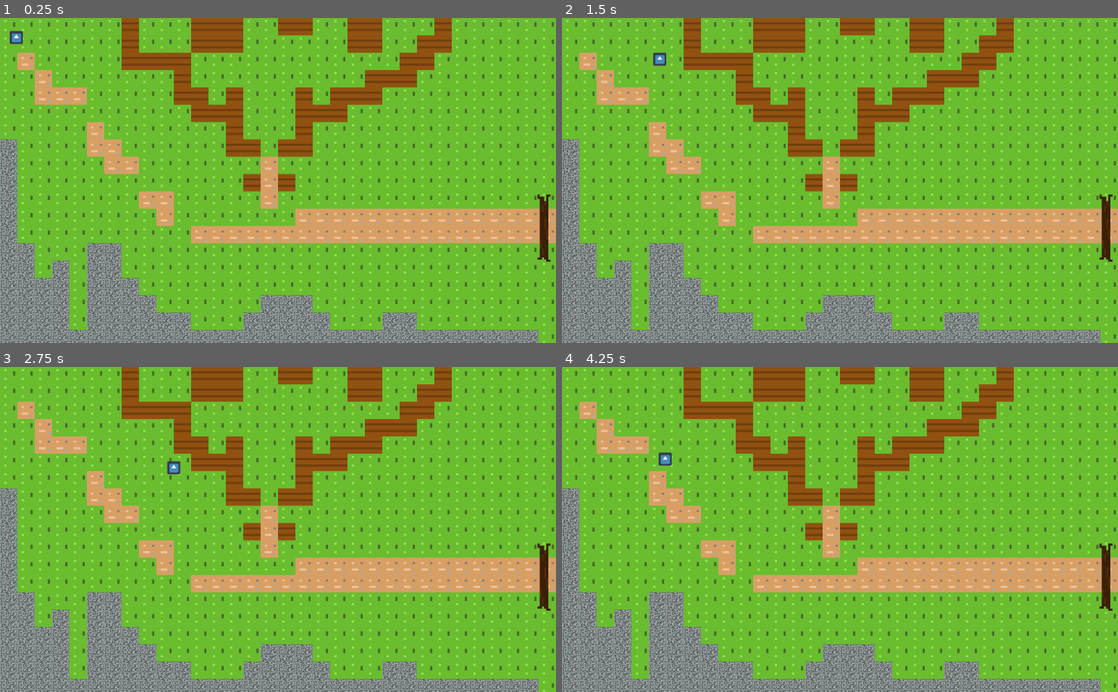
Above: before the commit, frames 1-4 (two rows, left to right).
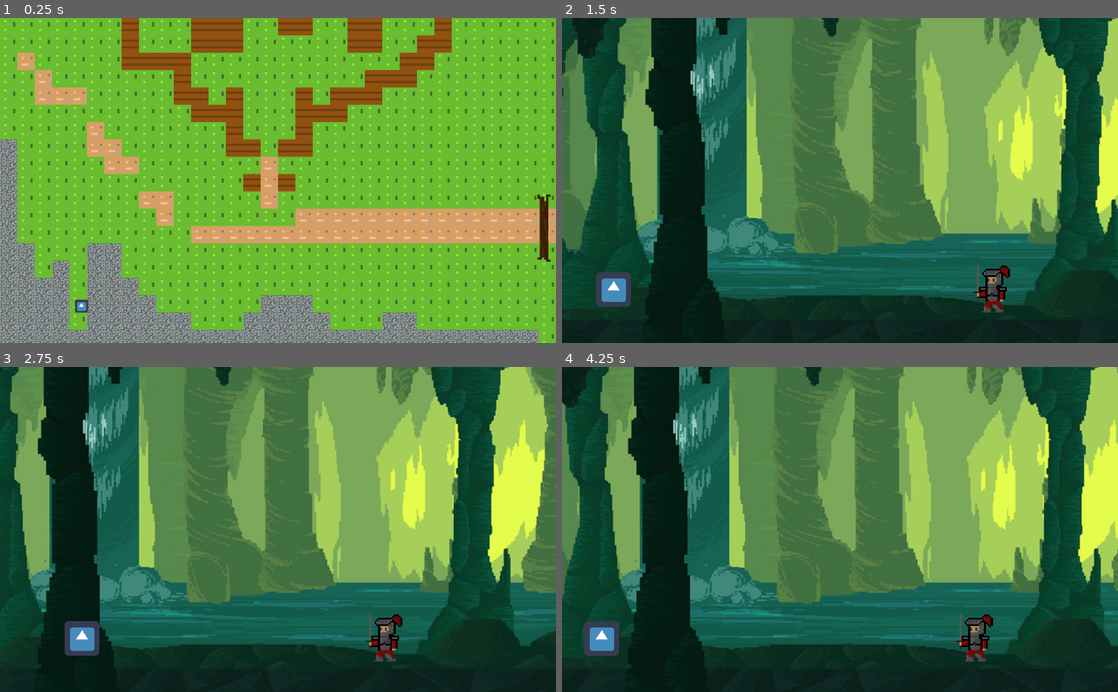
Above: after the commit, the same moments.

Repository: Nephestos/NotAGameJam2
Game: Godot game, scene res://Lieux/WorldMap.tscn
Two runs of this game, one before a commit and one after it. Both use one fixed random seed, a clock stepped at 60 frames per second and the inputs below. This scene is started directly instead of the project's main scene. The engine's default icon, where the game draws it, is replaced by a stand-in: a white triangle on a blue panel in a dark square.
Inputs:
- Up to frame 1 (0.25 s): no input
- Up to frame 2 (1.5 s): tap Enter at 0.5 s; hold Right (right) 0.53-1.28 s; hold Space (game_usage) 0.53-1.28 s; hold S (down) from 1.28 s (still down); tap Space (game_usage) at 1.35 s
- Up to frame 3 (2.75 s): release S (down) at 2.03 s; hold Right (right) from 2.03 s (still down); hold Space (game_usage) from 2.03 s (still down)
- Up to frame 4 (4.25 s): release Right (right) at 2.78 s; release Space (game_usage) at 2.78 s; hold Z (up) 2.78-3.53 s; tap Space (game_usage) at 2.85 s; hold Q (left) from 3.53 s (still down); hold Space (game_usage) from 3.53 s (still down)

The runs differ from the first frame. In frame 1, 0.2% of the frame differs, in the area x 1-16%, y 3-91%; in frame 2, 100%, in the area x 0-100%, y 0-100%; in frame 3, 99%; in frame 4, 100%.

Commit message:
le joueur revient sur la map à la bonne position

Diff:
--- a/Lieux/Cave.tscn
+++ b/Lieux/Cave.tscn
@@ -29,3 +29,9 @@
 collision_layer = 1
 collision_mask = 1
 next_scene_path = "res://Lieux/WorldMap.tscn"
+
+[node name="Portail2" parent="." instance=ExtResource( 1 )]
+position = Vector2( 1465, 770 )
+collision_layer = 1
+collision_mask = 1
+next_scene_path = "res://Lieux/WorldMap.tscn"
--- a/Lieux/Portail.gd
+++ b/Lieux/Portail.gd
@@ -1,5 +1,3 @@
-tool
-
 extends Node2D
 
 export(String, FILE) var next_scene_path = ""
@@ -12,6 +10,23 @@
 
 
 func _on_Portail_body_entered(body):
+
+	# Pour revenir à la bonne position
+	if not PlayerStats.return_to_map:
+
+		var direction = PlayerStats.direction
+		if direction == "up":
+			PlayerStats.return_map_position = get_position() + Vector2(0, 32)
+		elif direction == "down":
+			PlayerStats.return_map_position = get_position() + Vector2(0, -32)
+		elif direction == "left":
+			PlayerStats.return_map_position = get_position() + Vector2(32, 0)
+		elif direction == "right":
+			PlayerStats.return_map_position = get_position() + Vector2(-32, 0)
+		else:
+			print("Erreur : direction non valide")
+	PlayerStats.return_to_map = not PlayerStats.return_to_map
+
 	if get_tree().change_scene(next_scene_path) != OK:
 		#Error Handling
 		print("Erreur : Scene indisponible.")
--- a/Lieux/Portail_Map.gd
+++ /dev/null
@@ -1,18 +0,0 @@
-tool
-
-extends Node2D
-
-export(String, FILE) var next_scene_path = ""
-
-func get_configuartion_warning() -> String:
-	if next_scene_path == "":
-		return "next_scene_path must be set for the portail to work"
-	else:
-		return ""
-
-
-func _on_Portail_body_entered(body):
-	print("Gros tas de merde !!!")
-	if get_tree().change_scene(next_scene_path) != OK:
-		#Error Handling
-		print("Erreur : Scene indisponible.")
--- a/Lieux/Town.tscn
+++ b/Lieux/Town.tscn
@@ -23,3 +23,9 @@
 collision_layer = 257
 collision_mask = 3
 next_scene_path = "res://Lieux/WorldMap.tscn"
+
+[node name="Portail2" parent="." instance=ExtResource( 4 )]
+position = Vector2( 2157, 941 )
+collision_layer = 257
+collision_mask = 3
+next_scene_path = "res://Lieux/WorldMap.tscn"
--- a/Lieux/WorldMap.tscn
+++ b/Lieux/WorldMap.tscn
@@ -106,7 +106,7 @@
 format = 1
 tile_data = PoolIntArray( 7, 0, 0, 11, 0, 0, 12, 0, 0, 13, 0, 0, 16, 0, 0, 17, 0, 0, 20, 0, 0, 21, 0, 0, 25, 0, 0, 6554 …(1727 unchanged characters)…
 
-[node name="Player" parent="." instance=ExtResource( 6 )]
+[node name="Player_top" parent="." instance=ExtResource( 6 )]
 position = Vector2( 30, 36 )
 
 [node name="Gift" parent="." instance=ExtResource( 7 )]
--- /dev/null
+++ b/player/Player_Stats.gd
@@ -0,0 +1,5 @@
+extends Node
+
+var direction = "down"
+var return_to_map = true
+var return_map_position = Vector2(150, 532)
--- /dev/null
+++ b/player/Player_Stats.tscn
@@ -0,0 +1,6 @@
+[gd_scene load_steps=2 format=2]
+
+[ext_resource path="res://player/Player_Stats.gd" type="Script" id=1]
+
+[node name="Node" type="Node"]
+script = ExtResource( 1 )
--- a/player/TopviewPlayer.gd
+++ b/player/TopviewPlayer.gd
@@ -3,6 +3,9 @@
 export (int) var speed = 200
 
 var velocity = Vector2()
+
+func _ready():
+	set_position(PlayerStats.return_map_position)
 
 func get_input():
 	var map_size = calculate_bounds().size
@@ -12,15 +15,19 @@
 	if Input.is_action_pressed("right"):
 		if pos.x < map_size.x-16 :
 			velocity.x += 1
+			PlayerStats.direction = "right"
 	if Input.is_action_pressed("left"):
 		if pos.x > 16 :
 			velocity.x -= 1
+			PlayerStats.direction = "left"
 	if Input.is_action_pressed("down"):
 		if pos.y < map_size.y-16:
 			velocity.y += 1
+			PlayerStats.direction = "down"
 	if Input.is_action_pressed("up"):
 		if pos.y > 16 :
 			velocity.y -= 1
+			PlayerStats.direction = "up"
 	velocity = velocity.normalized() * speed
 
 func _physics_process(delta):
--- a/project.godot
+++ b/project.godot
@@ -16,7 +16,7 @@
 
 [autoload]
 
-global="*res://Lieux/Portail.gd"
+PlayerStats="*res://player/Player_Stats.gd"
 
 [global]
 
